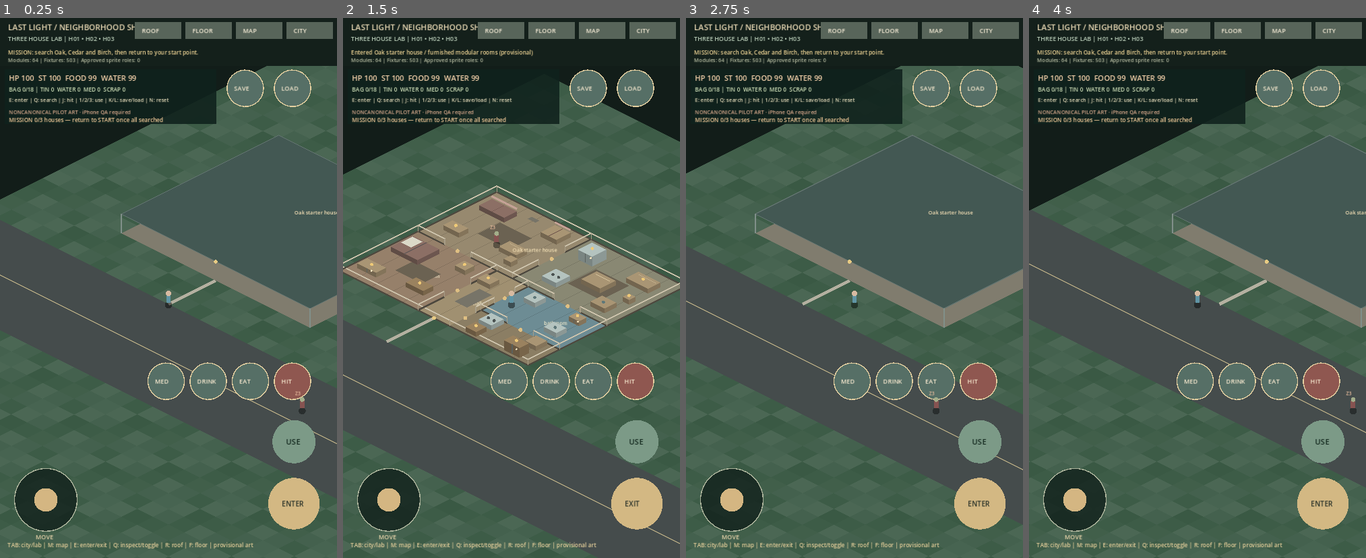
Above: before the commit, frames 1-4 (left to right).
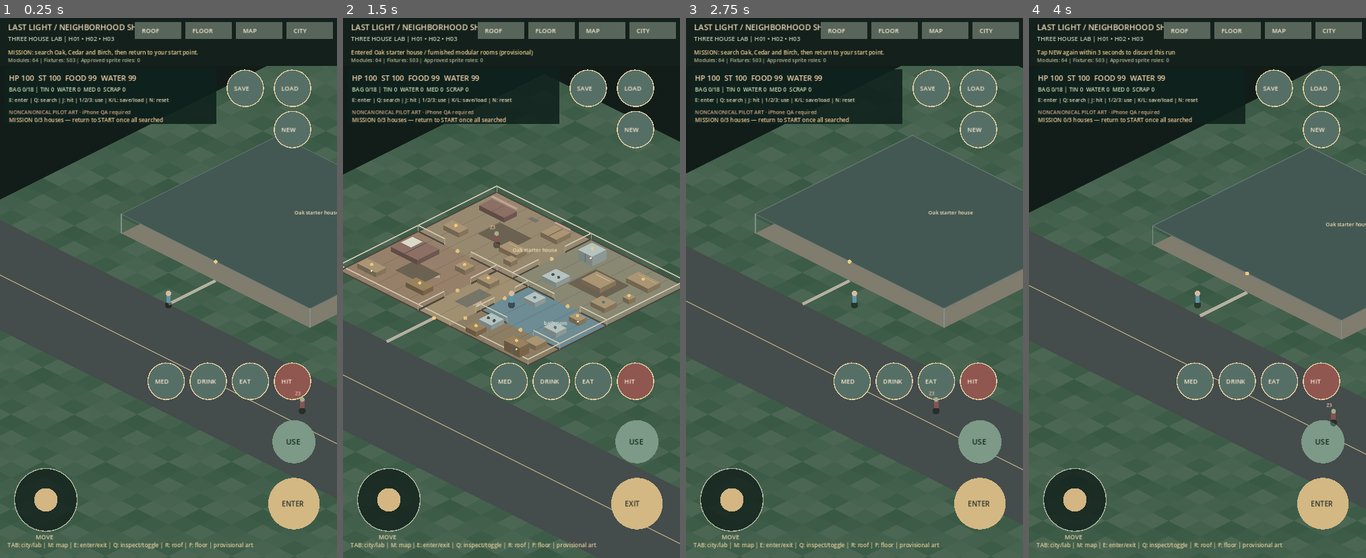
Above: after the commit, the same moments.

Repository: kalashgit/last-light-godot
Game: Godot game, scene res://scenes/neighborhood_survival_v1.tscn
The game is run twice, just before and just after one commit, with the same random seed, the same clock (stepped at 60 frames per second) and the same inputs. This scene is started directly instead of the project's main scene.
Inputs (mouse positions are in pixels of both pictures, inside the frame that each line leads up to):
- Up to frame 1 (0.25 s): no input
- Up to frame 2 (1.5 s): tap Enter at 0.5 s; move the mouse to (585, 261) at 0.52 s; hold Right (ui_right) 0.53-1.25 s; tap N at 0.6 s; click (585, 261) at 0.67 s; tap Space at 0.77 s; drag from (444, 315) to (494, 396) at 1.27 s
- Up to frame 3 (2.75 s): move the mouse to (888, 169) at 2.02 s; hold Right (ui_right) from 2.03 s (still down); tap E at 2.1 s; tap N at 2.3 s
- Up to frame 4 (4 s): release Right (ui_right) at 2.75 s; drag from (1180, 396) to (1096, 207) at 2.77 s; tap Space at 3.5, 3.77 s; move the mouse to (1298, 369) at 3.52 s; hold Left (ui_left) from 3.53 s (still down); tap V at 3.6 s; tap N at 3.8 s

The runs differ from the first frame. In frame 1, 0.1% of the frame differs, in the area x 81-93%, y 17-25%; in frame 2, 0.4%; in frame 3, 0.2%; in frame 4, 7.7%, in the area x 0-100%, y 5-91%.

Commit message:
fix(mobile): add safe touch-only restart control to survival pilot

Diff:
--- a/scripts/neighborhood_survival_v1.gd
+++ b/scripts/neighborhood_survival_v1.gd
@@ -18,6 +18,7 @@
 var attack_cooldown: float = 0.0
 var facing: Vector2 = Vector2(0, -1)
 var escaped: bool = false
+var restart_arm_until_ms: int = 0
 
 func _ready() -> void:
     super._ready()
@@ -52,7 +53,17 @@
     world_seconds = 0.0
     attack_cooldown = 0.0
     escaped = false
+    restart_arm_until_ms = 0
     message = "MISSION: search Oak, Cedar and Birch, then return to your start point."
+    queue_redraw()
+
+func request_restart() -> void:
+    # On phone, guard live runs against an accidental reset.
+    if escaped or health <= 0.0 or Time.get_ticks_msec() < restart_arm_until_ms:
+        restart_pilot()
+        return
+    restart_arm_until_ms = Time.get_ticks_msec() + 3000
+    message = "Tap NEW again within 3 seconds to discard this run"
     queue_redraw()
 
 func _houses_scavenged() -> int:
@@ -392,10 +403,11 @@
         2: return Vector2(s.x - 275, s.y - 377) # Water
         3: return Vector2(s.x - 365, s.y - 377) # Bandage
         4: return Vector2(s.x - 196, 150) # Save
-        _: return Vector2(s.x - 95, 150) # Load
+        5: return Vector2(s.x - 95, 150) # Load
+        _: return Vector2(s.x - 95, 238) # Restart
 
 func _handle_game_button(p: Vector2) -> bool:
-    for i in range(6):
+    for i in range(7):
         if not _button_hit(p, _game_button_center(i)):
             continue
         match i:
@@ -405,6 +417,7 @@
             3: consume("proto.bandage")
             4: save_game()
             5: load_game()
+            6: request_restart()
         return true
     return false
 
@@ -421,7 +434,7 @@
             KEY_3: consume("proto.bandage")
             KEY_K: save_game()
             KEY_L: load_game()
-            KEY_N: restart_pilot()
+            KEY_N: request_restart()
     super._input(event)
 
 func _draw_hud() -> void:
@@ -444,7 +457,7 @@
     var mission: String = "MISSION %d/3 houses — return to START once all searched" % _houses_scavenged()
     draw_string(ThemeDB.fallback_font, Vector2(19, 222), mission,
         HORIZONTAL_ALIGNMENT_LEFT, -1, 12, Color("f0c998"))
-    var labels := ["HIT", "EAT", "DRINK", "MED", "SAVE", "LOAD"]
+    var labels := ["HIT", "EAT", "DRINK", "MED", "SAVE", "LOAD", "NEW"]
     for i in range(labels.size()):
         var center: Vector2 = _game_button_center(i)
         draw_circle(center, 39.0, Color("8f5750") if i == 0 else Color("566f66"))
--- a/tests/neighborhood/smoke_survival_pilot.gd
+++ b/tests/neighborhood/smoke_survival_pilot.gd
@@ -130,9 +130,18 @@
     if scene._restore_snapshot(invalid) or scene._snapshot() != before_invalid:
         _fail("incompatible save was accepted or mutated game state")
         return
+    scene.request_restart()
+    if scene.escaped or not scene.looted_objects.is_empty() or scene._houses_scavenged() != 0:
+        _fail("touch restart failed to clear finished run")
+        return
+    scene.request_restart()
+    if not str(scene.message).begins_with("Tap NEW again"):
+        _fail("living player restart was not confirmation-gated")
+        return
     print("NEIGHBORHOOD_SURVIVAL_V5_PASS ", JSON.stringify({
         "houses_searched": searched, "zombie_damage": 1,
         "extraction_win_condition": true,
+        "touch_restart_guard": true,
         "inventory_and_consumption": true, "save_reload_exact": true,
         "incompatible_save_blocked": true, "golden_approved": false,
         "iphone_tested": false, "main_scene_changed": false}))
Not shown, changed: docs/checkpoints/NEIGHBORHOOD_SURVIVAL_V5.md
